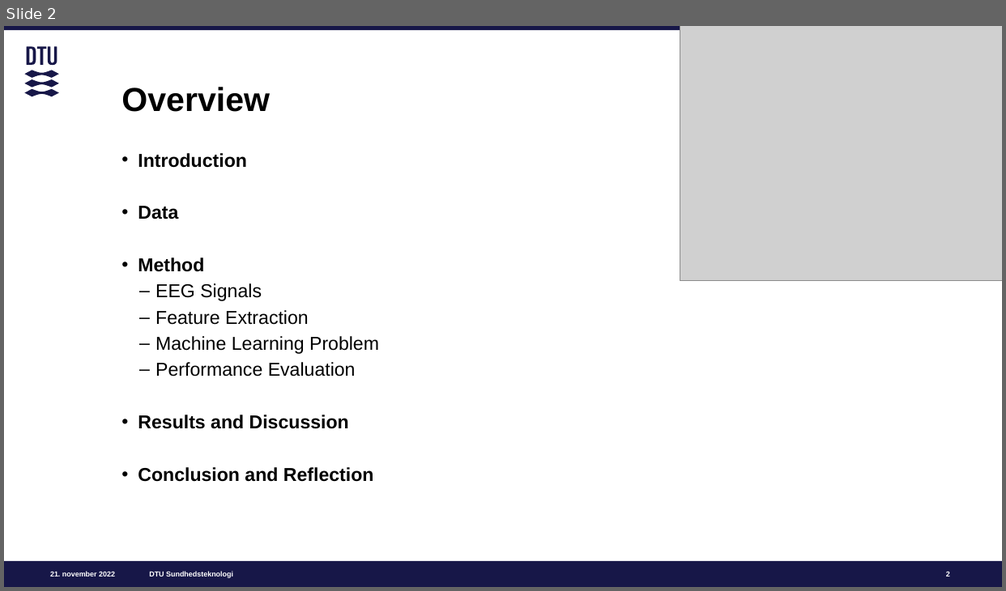
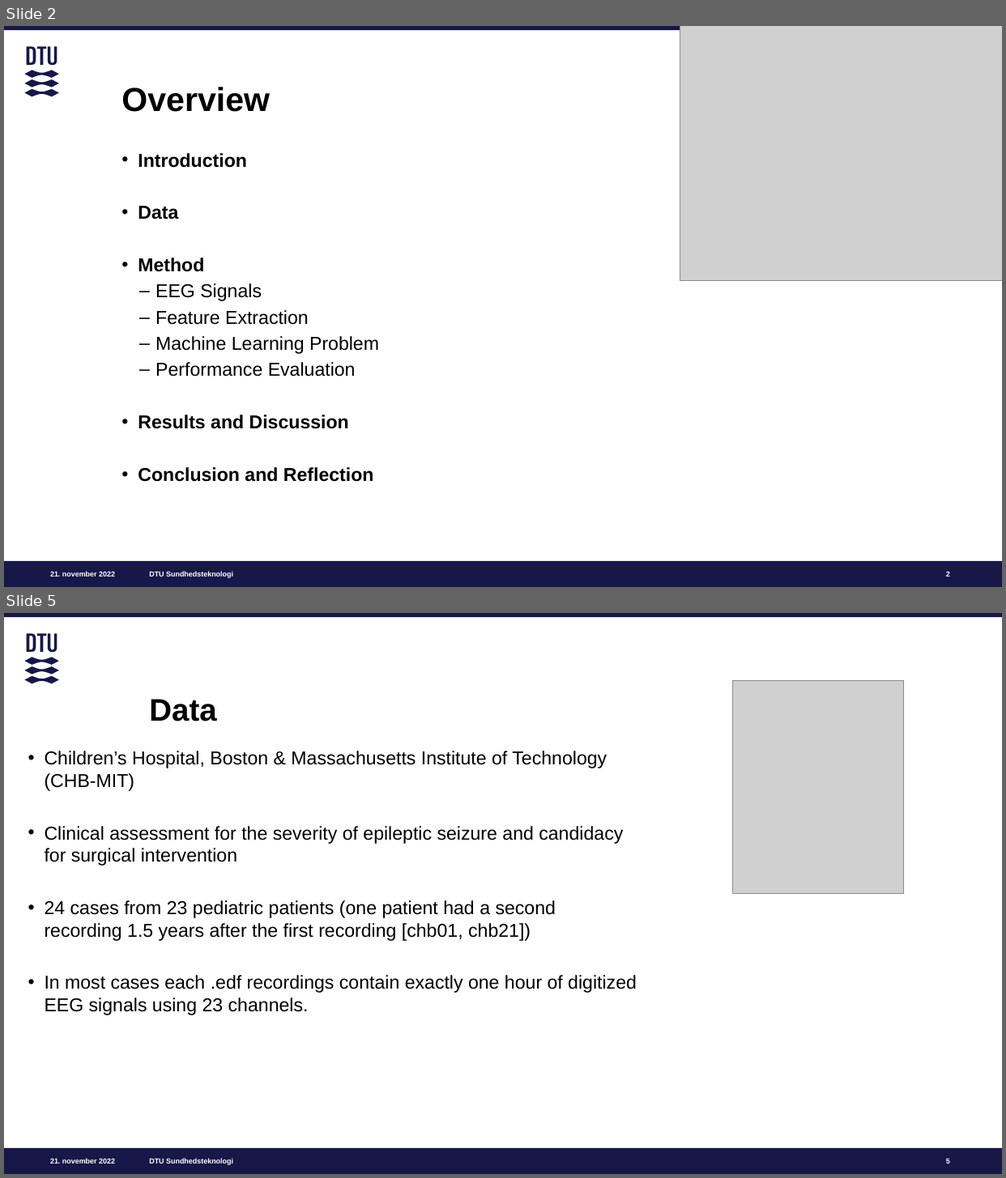
Before and after one commit to m-nguyen98/bsc_project, a slide deck: papers/BSc_Presentation.pptx. Shown one above the other, each under a label of ours: slide 2 before the commit, slides 2 and 5 after it; the slides between them are not shown. The pictures are 1006x591 and 1006x1178 pixels, drawn with LibreOffice and Linux fonts; fonts in the diff are those of the drawing; grey boxes stand for pictures. Boxes give left, top, right and bottom in pixels: in the first picture for what was removed or moved away, otherwise in the second. Text is boxed around its words. In the diff, an @@ line names an element or a change of style, - is before the commit and + after.

```diff
--- a/papers/BSc_Presentation.pptx
+++ b/papers/BSc_Presentation.pptx
@@ slide 5 added at <box>4,613,1002,1174</box>, background #FFFFFF; not listed: 5 template elements that a slide beside it also shows @@
@@ picture added at <box>733,680,904,894</box> @@
@@ title added at <box>149,699,216,722</box>, 30 pt, text #000000, bold @@
+Data
@@ text added at <box>44,751,637,1016</box>, 18 pt, text #000000 @@
+• Children’s Hospital, Boston & Massachusetts Institute of Technology (CHB-MIT)
+• Clinical assessment for the severity of epileptic seizure and candidacy for surgical intervention
+• 24 cases from 23 pediatric patients (one patient had a second recording 1.5 years after the first recording [chb01, chb21])
+• In most cases each .edf recordings contain exactly one hour of digitized EEG signals using 23 channels.
@@ page number added at <box>946,1159,950,1164</box>, 7 pt, text #FFFFFF, bold @@
+5
```
Also in this commit, not shown: 4 slides changed, 10 other slides added, 4 slides removed.
